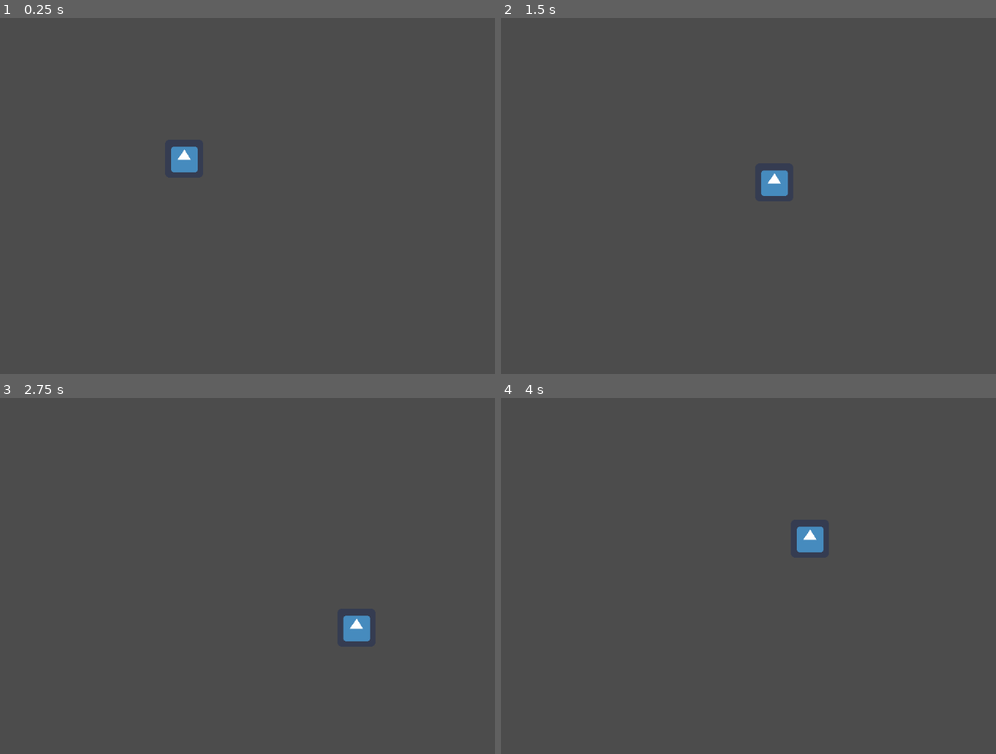
Above: before the commit, frames 1-4 (two rows, left to right).
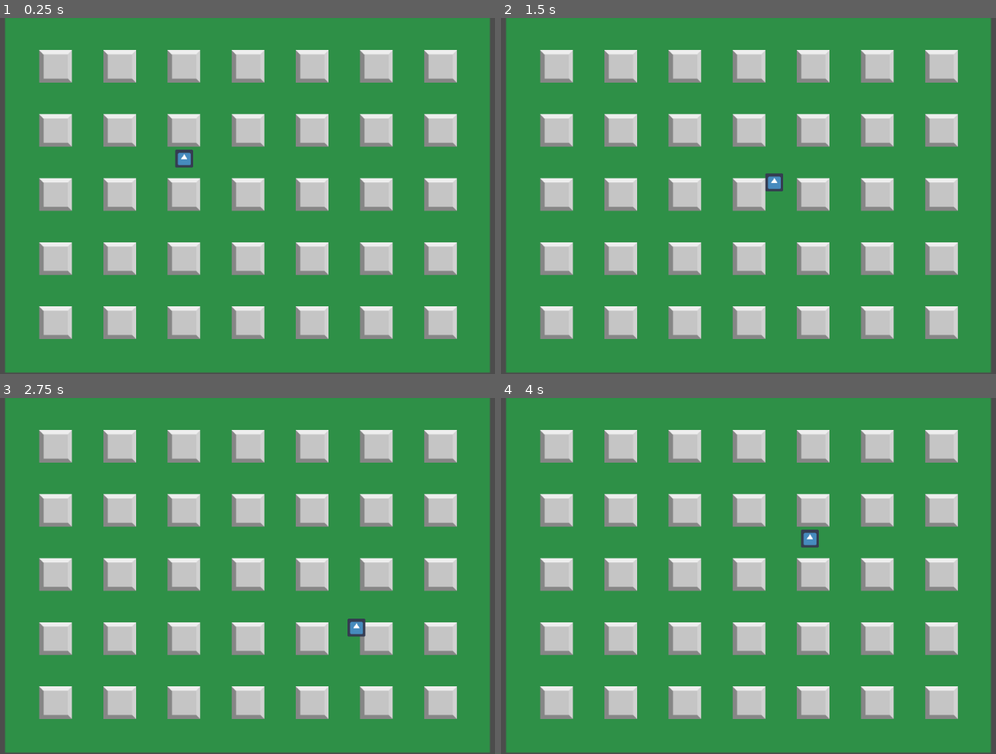
Above: after the commit, the same moments.

Repository: luan-2rq/bomberman-clone
Game: Godot game, scene res://fase.tscn
Two runs of this game, one before a commit and one after it. Both use one fixed random seed, a clock stepped at 60 frames per second and the inputs below. The engine's default icon, where the game draws it, is replaced by a stand-in: a white triangle on a blue panel in a dark square.
Inputs:
- Up to frame 1 (0.25 s): no input
- Up to frame 2 (1.5 s): tap Enter at 0.5 s; hold Right (ui_right) 0.53-1.28 s; hold Down (ui_down) from 1.28 s (still down)
- Up to frame 3 (2.75 s): release Down (ui_down) at 2.03 s; hold Right (ui_right) from 2.03 s (still down)
- Up to frame 4 (4 s): release Right (ui_right) at 2.78 s; hold Up (ui_up) 2.78-3.53 s; hold Left (ui_left) from 3.53 s (still down)

The runs differ from the first frame. In frame 1, 98% of the frame differs, in the area x 0-100%, y 0-100%; in frame 2, 98%; in frame 3, 98%; in frame 4, 98%.

Commit message:
Setted tilemap for stages

Diff:
--- a/fase.tscn
+++ b/fase.tscn
@@ -1,7 +1,20 @@
-[gd_scene load_steps=2 format=2]
+[gd_scene load_steps=4 format=2]
 
 [ext_resource path="res://player.tscn" type="PackedScene" id=1]
+[ext_resource path="res://Sem-título-1.png" type="Texture" id=2]
+[ext_resource path="res://tile_set.tres" type="TileSet" id=3]
 
 [node name="fase" type="Node2D"]
 
+[node name="Sprite" type="Sprite" parent="."]
+position = Vector2( 512.482, 298.698 )
+scale = Vector2( 0.876736, 0.876736 )
+texture = ExtResource( 2 )
+
+[node name="TileMap" type="TileMap" parent="."]
+tile_set = ExtResource( 3 )
+cell_size = Vector2( 54, 54 )
+format = 1
+tile_data = PoolIntArray( 65539, 0, 0, 65541, 0, 0, 65543, 0, 0, 65545, 0, 0, 65547, 0, 0, 65549, 0, 0, 65551, 0, 0, 196611, 0, 0, 196613, 0, 0, 196615, 0, 0, 196617, 0, 0, 196619, 0, 0, 196621, 0, 0, 196623, 0, 0, 327683, 0, 0, 327685, 0, 0, 327687, 0, 0, 327689, 0, 0, 327691, 0, 0, 327693, 0, 0, 327695, 0, 0, 458755, 0, 0, 458757, 0, 0, 458759, 0, 0, 458761, 0, 0, 458763, 0, 0, 458765, 0, 0, 458767, 0, 0, 589827, 0, 0, 589829, 0, 0, 589831, 0, 0, 589833, 0, 0, 589835, 0, 0, 589837, 0, 0, 589839, 0, 0 )
+
 [node name="player" parent="." instance=ExtResource( 1 )]
--- a/player.tscn
+++ b/player.tscn
@@ -9,6 +9,7 @@
 
 [node name="player" type="KinematicBody2D"]
 position = Vector2( 406, 237 )
+scale = Vector2( 0.48, 0.48 )
 script = ExtResource( 3 )
 __meta__ = {
 "_edit_group_": true
--- /dev/null
+++ b/tile_set.tres
@@ -0,0 +1,54 @@
+[gd_resource type="TileSet" load_steps=5 format=2]
+
+[ext_resource path="res://unbreakable_block.png" type="Texture" id=1]
+[ext_resource path="res://breakable_block.png" type="Texture" id=2]
+
+[sub_resource type="ConvexPolygonShape2D" id=1]
+points = PoolVector2Array( 55, 55, 0, 55, 0.21566, 0.21566, 55, 0.21566 )
+
+[sub_resource type="ConvexPolygonShape2D" id=2]
+points = PoolVector2Array( 57, 55, 0, 55, 0, 0.1035, 57, 0.21566 )
+
+[resource]
+0/name = "unbreakable_block.png 0"
+0/texture = ExtResource( 1 )
+0/tex_offset = Vector2( 0, 0 )
+0/modulate = Color( 1, 1, 1, 1 )
+0/region = Rect2( 1, 1, 55, 55 )
+0/tile_mode = 0
+0/occluder_offset = Vector2( 0, 0 )
+0/navigation_offset = Vector2( 0, 0 )
+0/shape_offset = Vector2( 0, 0 )
+0/shape_transform = Transform2D( 1, 0, 0, 1, 0, 0 )
+0/shape = SubResource( 1 )
+0/shape_one_way = false
+0/shape_one_way_margin = 1.0
+0/shapes = [ {
+"autotile_coord": Vector2( 0, 0 ),
+"one_way": false,
+"one_way_margin": 1.0,
+"shape": SubResource( 1 ),
+"shape_transform": Transform2D( 1, 0, 0, 1, 0, 0 )
+} ]
+0/z_index = 0
+1/name = "breakable_block.png 1"
+1/texture = ExtResource( 2 )
+1/tex_offset = Vector2( 0, 0 )
+1/modulate = Color( 1, 1, 1, 1 )
+1/region = Rect2( 1, 1, 57, 55 )
+1/tile_mode = 0
+1/occluder_offset = Vector2( 0, 0 )
+1/navigation_offset = Vector2( 0, 0 )
+1/shape_offset = Vector2( 0, 0 )
+1/shape_transform = Transform2D( 1, 0, 0, 1, 0, 0 )
+1/shape = SubResource( 2 )
+1/shape_one_way = false
+1/shape_one_way_margin = 1.0
+1/shapes = [ {
+"autotile_coord": Vector2( 0, 0 ),
+"one_way": false,
+"one_way_margin": 1.0,
+"shape": SubResource( 2 ),
+"shape_transform": Transform2D( 1, 0, 0, 1, 0, 0 )
+} ]
+1/z_index = 0
Binary file added: Sem-título-1.png
Not shown, added: Sem-título-1.png.import
Binary file added: breakable_block.png
Not shown, added: breakable_block.png.import
Binary file added: unbreakable_block.png
Not shown, added: unbreakable_block.png.import
